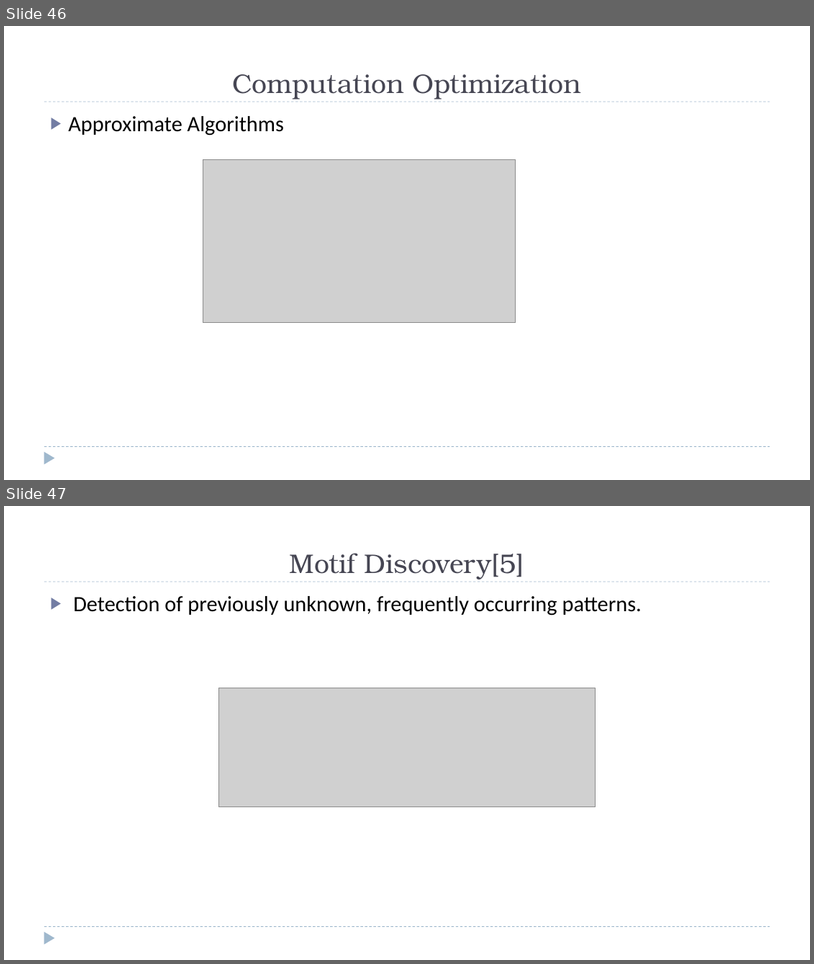
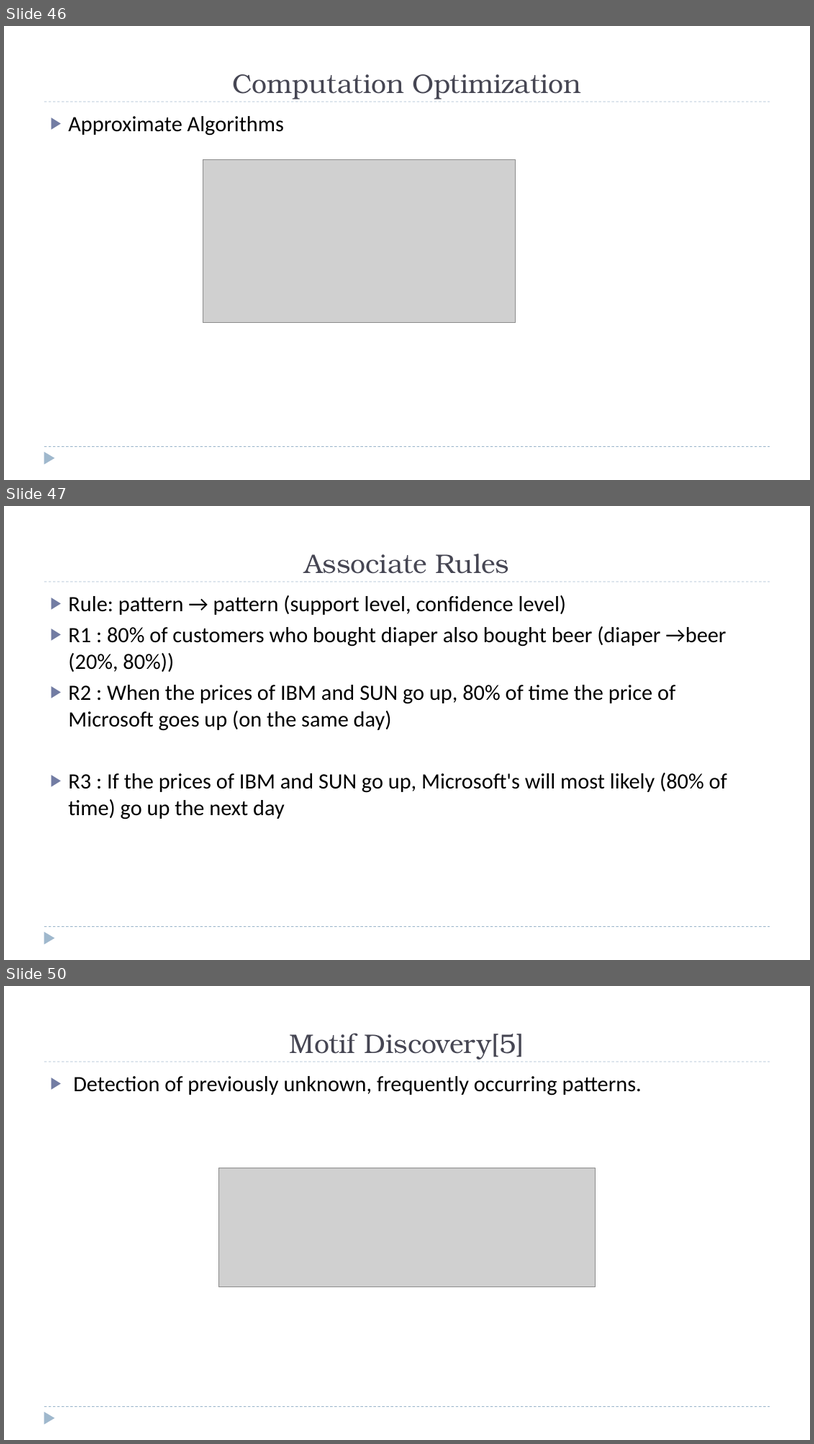
Before and after one commit to zixiaojindao/time-series-survey, a slide deck: slide/tsdm.pptx. Shown one above the other, each under a label of ours: slides 46 and 47 before the commit, slides 46, 47 and 50 after it; the slides between them are not shown. The pictures are 814x964 and 814x1444 pixels, drawn with LibreOffice and Linux fonts; fonts in the diff are those of the drawing; grey boxes stand for pictures. Boxes give left, top, right and bottom in pixels: in the first picture for what was removed or moved away, otherwise in the second. Text is boxed around its words. In the diff, an @@ line names an element or a change of style, - is before the commit and + after.

```diff
--- a/slide/tsdm.pptx
+++ b/slide/tsdm.pptx
@@ slide 47 added at <box>4,506,810,960</box>, background #FFFFFF; not listed: 3 template elements that a slide beside it also shows @@
@@ title added at <box>304,554,509,574</box>, 32 pt, text #464653 @@
+Associate Rules
@@ text added at <box>68,595,728,819</box>, 26 pt, text #000000 @@
+▶ Rule: pattern → pattern (support level, confidence level)
+▶ R1 : 80% of customers who bought diaper also bought beer (diaper →beer (20%, 80%))
+▶ R2 : When the prices of IBM and SUN go up, 80% of time the price of Microsoft goes up (on the same day)
+▶ R3 : If the prices of IBM and SUN go up, Microsoft's will most likely (80% of time) go up the next day
@@ what was slide 47 is now slide 50 @@
```
Also in this commit, not shown: 1 slide changed, 4 other slides added, 52 other files.
